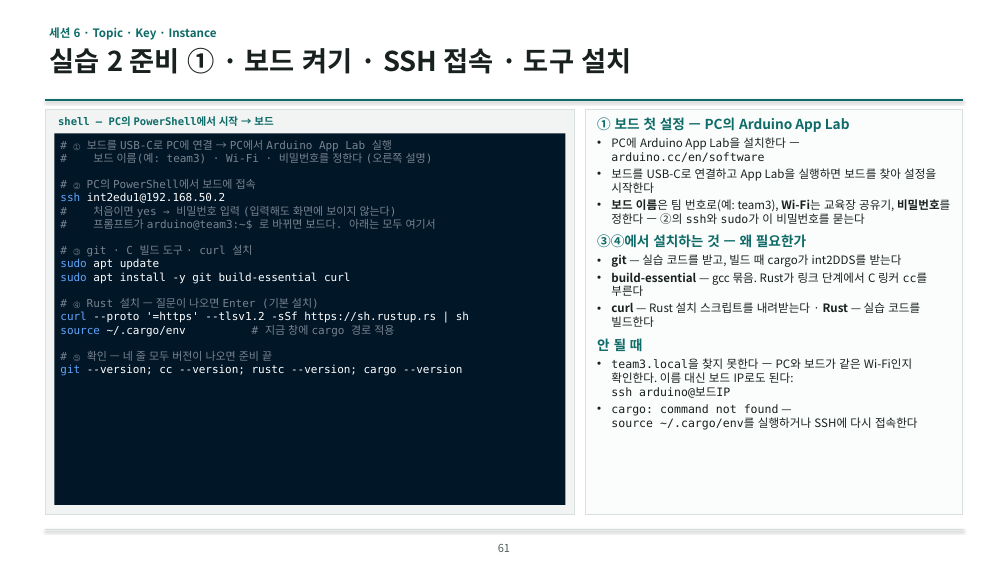
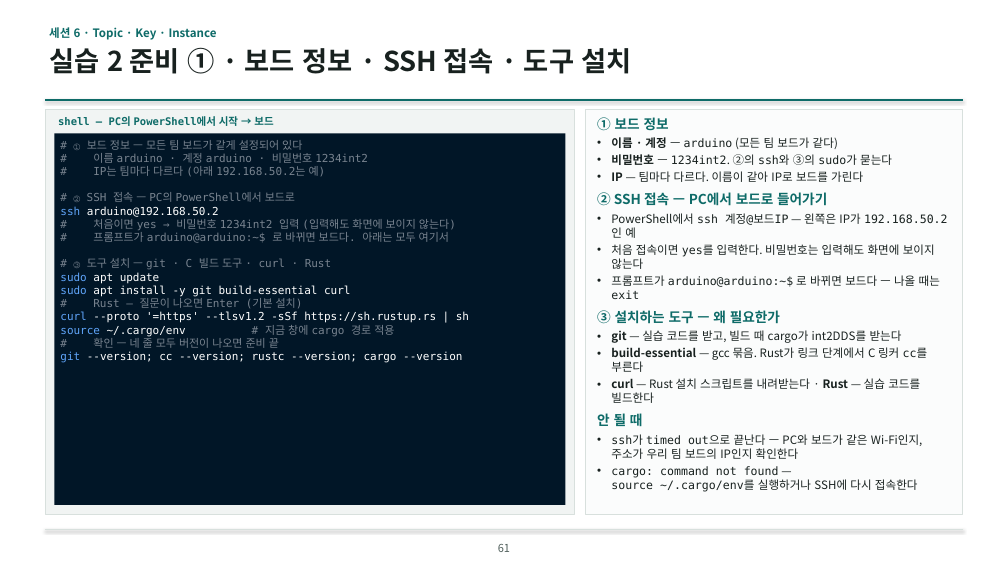
Before and after one commit to IntellectusCorp/int2DDS-lecture, a slide deck: slide 61 of int2dds-lecture-for-beginner.pptx. Drawn at 1008x567 pixels with LibreOffice and Linux fonts; fonts in the diff are those of the drawing; background and template pictures are left out. Boxes give left, top, right and bottom in pixels: in the first picture for what was removed or moved away, otherwise in the second. Text is boxed around its words. In the diff, an @@ line names an element or a change of style, - is before the commit and + after.

```diff
--- a/int2dds-lecture-for-beginner.pptx
+++ b/int2dds-lecture-for-beginner.pptx
@@ text at bbox=[49, 47, 632, 74]: text changed @@
-실습 2 준비 ① · 보드 켜기 · SSH 접속 · 도구 설치
+실습 2 준비 ① · 보드 정보 · SSH 접속 · 도구 설치
@@ text at bbox=[597, 117, 948, 324]: text changed @@
-① 보드 첫 설정 — PC의 Arduino App Lab
-• PC에 Arduino App Lab을 설치한다 — arduino.cc/en/software
-• 보드를 USB-C로 연결하고 App Lab을 실행하면 보드를 찾아 설정을 시작한다
-• 보드 이름은 팀 번호로(예: team3), Wi-Fi는 교육장 공유기, 비밀번호를 정한다 — ②의 ssh와 sudo가 이 비밀번호를 묻는다
-③④에서 설치하는 것 — 왜 필요한가
+① 보드 정보
+• 이름 · 계정 — arduino (모든 팀 보드가 같다)
+• 비밀번호 — 1234int2. ②의 ssh와 ③의 sudo가 묻는다
+• IP — 팀마다 다르다. 이름이 같아 IP로 보드를 가린다
+② SSH 접속 — PC에서 보드로 들어가기
+• PowerShell에서 ssh 계정@보드IP — 왼쪽은 IP가 192.168.50.2인 예
+• 처음 접속이면 yes를 입력한다. 비밀번호는 입력해도 화면에 보이지 않는다
+• 프롬프트가 arduino@arduino:~$ 로 바뀌면 보드다 — 나올 때는 exit
+③ 설치하는 도구 — 왜 필요한가
@@ text in rectangle at bbox=[60, 140, 456, 269]: text changed @@
-# ① 보드를 USB-C로 PC에 연결 → PC에서 Arduino App Lab 실행
-# 보드 이름(예: team3) · Wi-Fi · 비밀번호를 정한다 (오른쪽 설명)
-# ② PC의 PowerShell에서 보드에 접속
-ssh int2edu1@192.168.50.2
-# 처음이면 yes → 비밀번호 입력 (입력해도 화면에 보이지 않는다)
-# 프롬프트가 arduino@team3:~$ 로 바뀌면 보드다. 아래는 모두 여기서
-# ③ git · C 빌드 도구 · curl 설치
+# ① 보드 정보 — 모든 팀 보드가 같게 설정되어 있다
+# 이름 arduino · 계정 arduino · 비밀번호 1234int2
+# IP는 팀마다 다르다 (아래 192.168.50.2는 예)
+# ② SSH 접속 — PC의 PowerShell에서 보드로
+ssh arduino@192.168.50.2
+# 처음이면 yes → 비밀번호 1234int2 입력 (입력해도 화면에 보이지 않는다)
+# 프롬프트가 arduino@arduino:~$ 로 바뀌면 보드다. 아래는 모두 여기서
+# ③ 도구 설치 — git · C 빌드 도구 · curl · Rust
@@ text in rectangle at bbox=[93, 296, 303, 308]: text changed @@
-# ④ Rust 설치 — 질문이 나오면 Enter (기본 설치)
+# Rust — 질문이 나오면 Enter (기본 설치)
@@ text in rectangle at bbox=[93, 335, 279, 348]: text changed @@
-# ⑤ 확인 — 네 줄 모두 버전이 나오면 준비 끝
+# 확인 — 네 줄 모두 버전이 나오면 준비 끝
@@ text at bbox=[611, 434, 923, 459]: text changed @@
-• team3.local을 찾지 못한다 — PC와 보드가 같은 Wi-Fi인지 확인한다. 이름 대신 보드 IP로도 된다:
-  ssh arduino@보드IP
+• ssh가 timed out으로 끝난다 — PC와 보드가 같은 Wi-Fi인지, 주소가 우리 팀 보드의 IP인지 확인한다
```
Also in this commit, not shown: 2 other slides changed, 5 other files.
